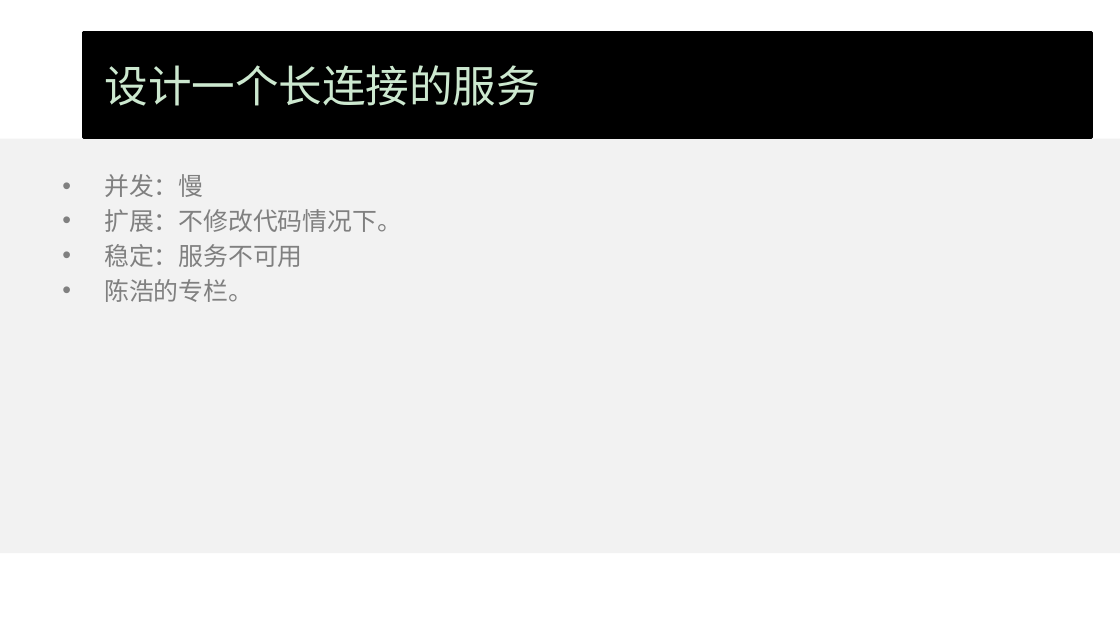
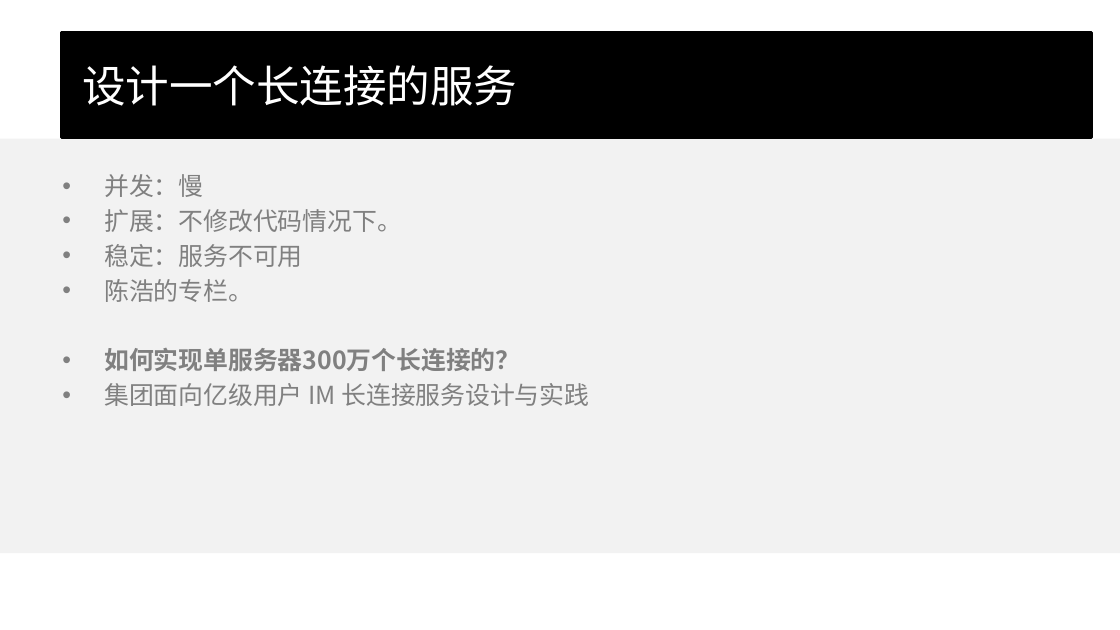
Before and after one commit to wangcy6/weekly, a slide deck: slide 13 of ppt/2020/实战项目.pptx. Drawn at 1120x630 pixels with LibreOffice and Linux fonts; fonts in the diff are those of the drawing; background and template pictures are left out. Boxes give left, top, right and bottom in pixels: in the first picture for what was removed or moved away, otherwise in the second. Text is boxed around its words. In the diff, an @@ line names an element or a change of style, - is before the commit and + after.

```diff
--- a/ppt/2020/实战项目.pptx
+++ b/ppt/2020/实战项目.pptx
@@ background #CCE8CF to #FFFFFF @@
@@ title "设计一个长连接的服务": place and size @@
-title "设计一个长连接的服务" at (84,32,1092,138)
+title "设计一个长连接的服务" at (62,32,1092,138)
@@ title "设计一个长连接的服务" at (62,32,1092,138): text colour #CCE8CF to #FFFFFF @@
@@ text at (104,348,589,406): paragraphs added @@
+• 如何实现单服务器300万个长连接的？
+• 集团面向亿级用户 IM 长连接服务设计与实践
```
Also in this commit, not shown: 19 other slides changed, 3 other files.
